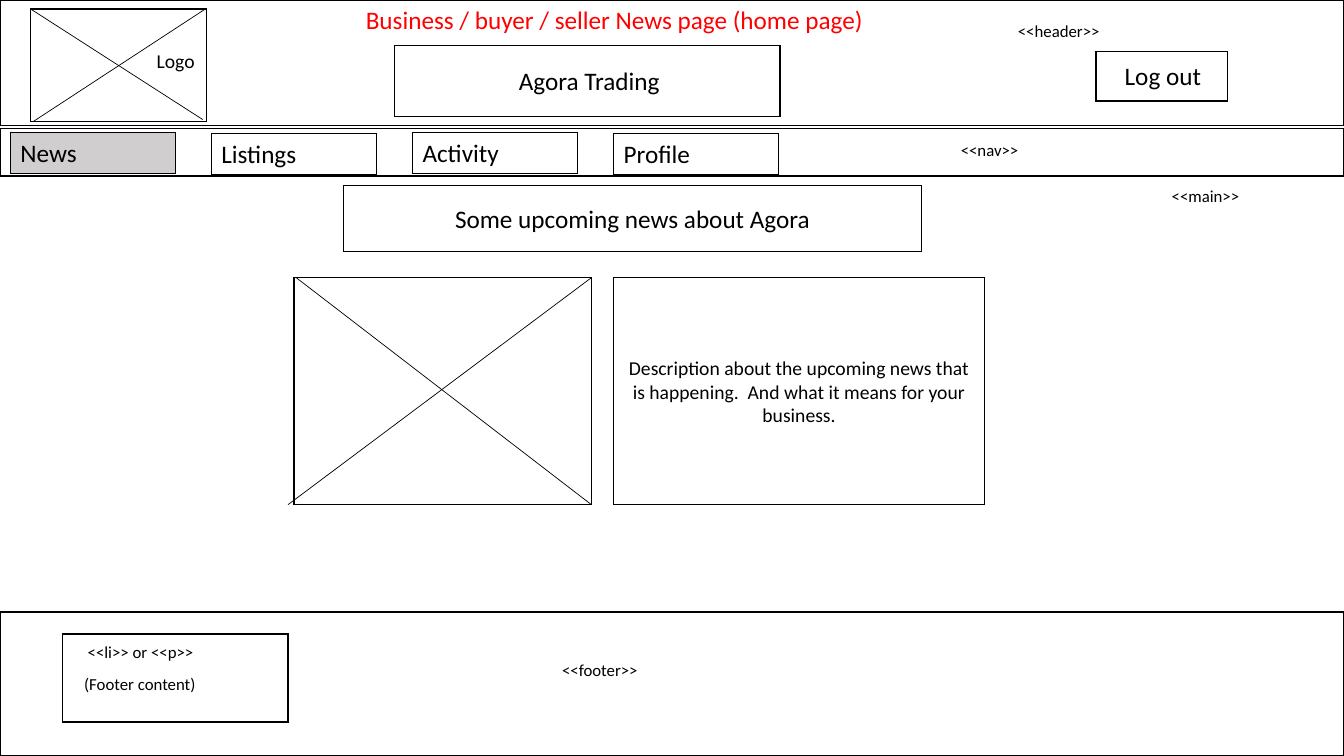
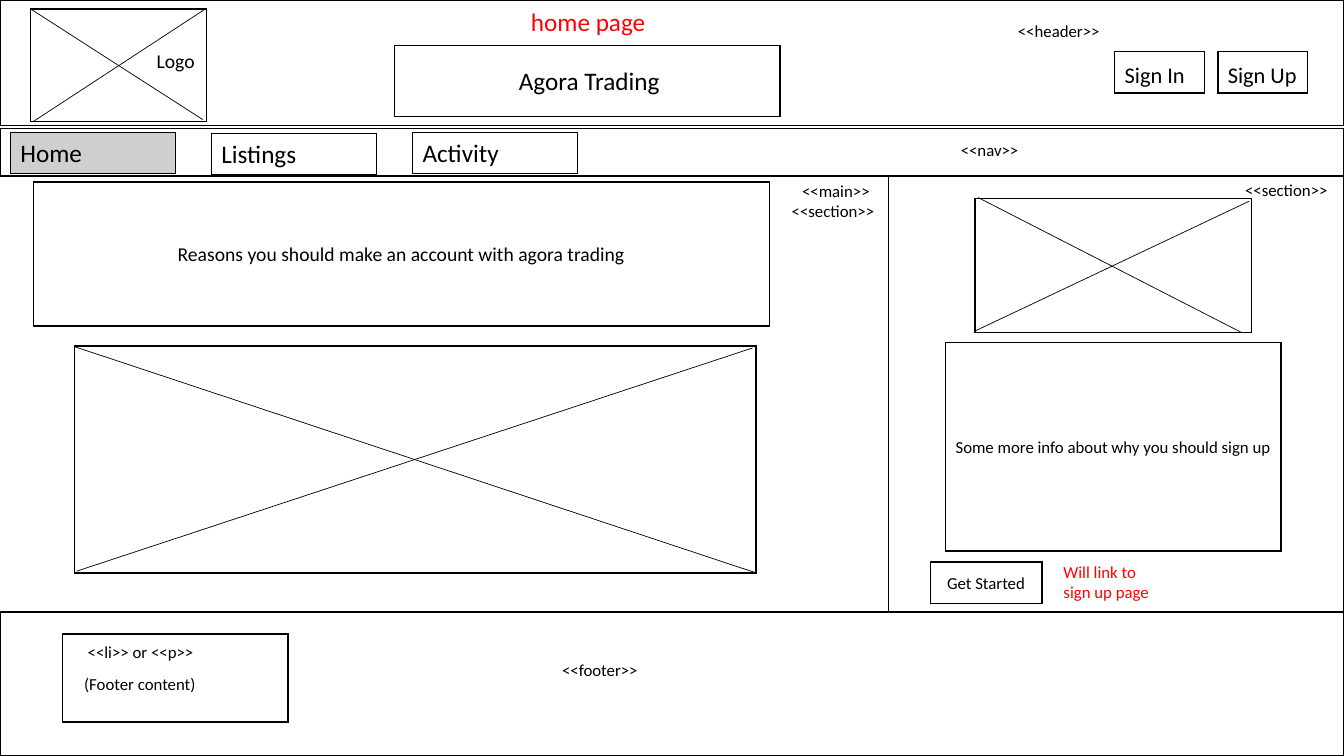
Before and after one commit to jameshutchy/Best-Practice-PHP, a slide deck: slide 8 of BCDE224 - Assessment 2 - James Hutchinson/BCDE244-Assesment 2 - James Hutchinson.pptx (slide 7 before the commit). Drawn at 1344x756 pixels with LibreOffice and Linux fonts; fonts in the diff are those of the drawing. Boxes give left, top, right and bottom in pixels: in the first picture for what was removed or moved away, otherwise in the second. Text is boxed around its words. In the diff, an @@ line names an element or a change of style, - is before the commit and + after.

```diff
--- a/BCDE224 - Assessment 2 - James Hutchinson/BCDE244-Assesment 2 - James Hutchinson.pptx
+++ b/BCDE224 - Assessment 2 - James Hutchinson/BCDE244-Assesment 2 - James Hutchinson.pptx
@@ text at bbox=[531, 13, 645, 36]: text changed @@
-Business / buyer / seller News page (home page)
+home page
@@ rectangle: place and size @@
-rectangle at bbox=[1096, 51, 1227, 101]
+rectangle at bbox=[1115, 51, 1205, 93]
@@ rectangle added at bbox=[1218, 51, 1308, 93], outline #000000 1 pt @@
@@ text at bbox=[1125, 67, 1184, 87]: text changed; size 18 to 16 pt @@
-Log out
+Sign In
@@ text added at bbox=[1228, 67, 1296, 87], 16 pt, text #000000 @@
+Sign Up
@@ text in rectangle at bbox=[20, 146, 82, 162]: text changed @@
-News
+Home
@@ rectangle removed at bbox=[614, 134, 778, 174] @@
-Profile
@@ text "<<main>>": place and size @@
-text "<<main>>" at bbox=[1172, 190, 1240, 202]
+text "<<main>>" at bbox=[802, 185, 870, 197]
@@ rectangle added at bbox=[889, 176, 1344, 613], outline #000000 1 pt @@
@@ rectangle added at bbox=[33, 181, 769, 326], outline #000000 1 pt, 14 pt, text #000000 @@
+Reasons you should make an account with agora trading
@@ rectangle removed at bbox=[344, 186, 922, 251] @@
-Some upcoming news about Agora
@@ text added at bbox=[792, 205, 874, 217], 12 pt, text #000000 @@
+<<section>>
@@ rectangle added at bbox=[975, 199, 1251, 333], outline #000000 1 pt @@
@@ line added from (975, 331) to (1249, 202), #000000 0.5 pt @@
@@ line added from (978, 198) to (1242, 333), #000000 0.5 pt @@
@@ text added at bbox=[1245, 184, 1327, 200], 12 pt, text #000000 @@
+<<section>>
@@ rectangle removed at bbox=[614, 278, 985, 505] @@
-Description about the upcoming news that is happening. And what it means for your business.
@@ rectangle: place and size @@
-rectangle at bbox=[293, 278, 591, 505]
+rectangle at bbox=[75, 346, 756, 573]
@@ line moved from (296, 278) - (592, 505) to (75, 347) - (756, 573) @@
@@ line moved from (288, 505) - (592, 278) to (77, 572) - (753, 348) @@
@@ rectangle added at bbox=[946, 343, 1281, 552], outline #000000 1 pt, 12 pt, text #000000 @@
+Some more info about why you should sign up
@@ rectangle added at bbox=[931, 563, 1043, 604], outline #000000 1 pt, 12 pt, text #000000 @@
+Get Started
@@ text added at bbox=[1063, 566, 1149, 601], 12 pt, text #FF0000 @@
+Will link to sign up page
```
Also in this commit, not shown: 9 other slides changed, 2 slides added, 11 slides removed, 22 other files.
